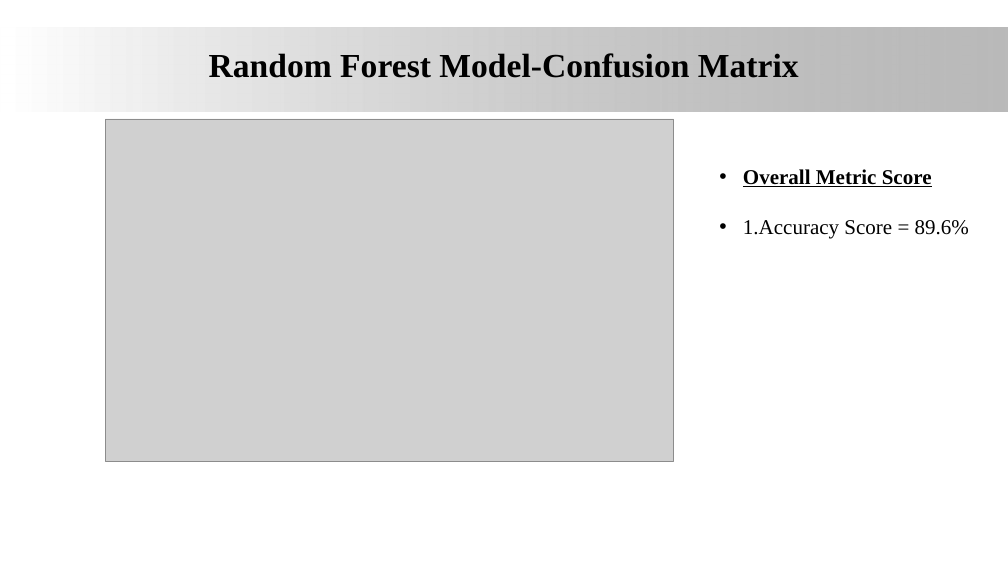
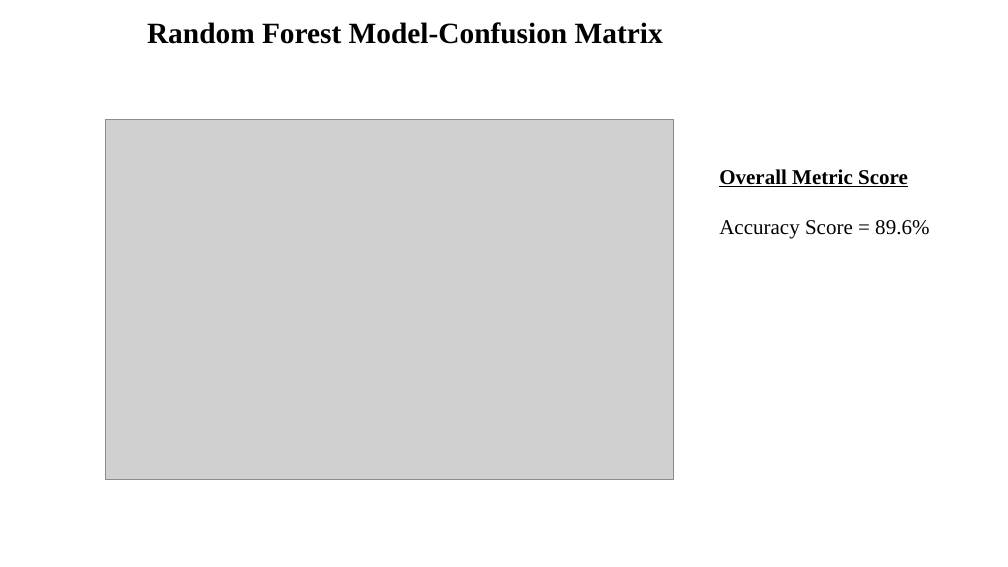
Before and after one commit to James-tech4/JAMES-DSPT08-PHASE-4-PROJECT, a slide deck: slide 13 of presentation.pptx. Drawn at 1008x567 pixels with LibreOffice and Linux fonts; fonts in the diff are those of the drawing; grey boxes stand for pictures; background and template pictures are left out. Boxes give left, top, right and bottom in pixels: in the first picture for what was removed or moved away, otherwise in the second. Text is boxed around its words. In the diff, an @@ line names an element or a change of style, - is before the commit and + after.

```diff
--- a/presentation.pptx
+++ b/presentation.pptx
@@ rectangle removed at (0, 27, 1008, 110) @@
@@ title "Random Forest Model-Confusion Matrix": place and size @@
-title "Random Forest Model-Confusion Matrix" at (209, 53, 799, 78)
+title "Random Forest Model-Confusion Matrix" at (147, 22, 663, 44)
@@ title "Random Forest Model-Confusion Matrix" at (147, 22, 663, 44): size 32 to 28 pt; alignment centre to left @@
@@ picture: place and size @@
-picture at (105, 119, 674, 461)
+picture at (105, 119, 674, 479)
@@ text at (719, 169, 908, 187): bullet • to none @@
@@ text at (719, 220, 929, 239): text changed @@
-• 1.Accuracy Score = 89.6%
+Accuracy Score = 89.6%
```
Also in this commit, not shown: 16 other slides changed, 1 slide removed.
